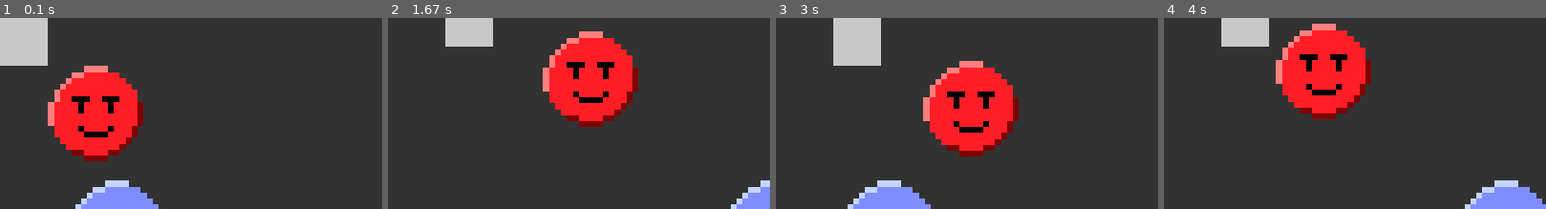
Above: before the commit, frames 1-4 (left to right).
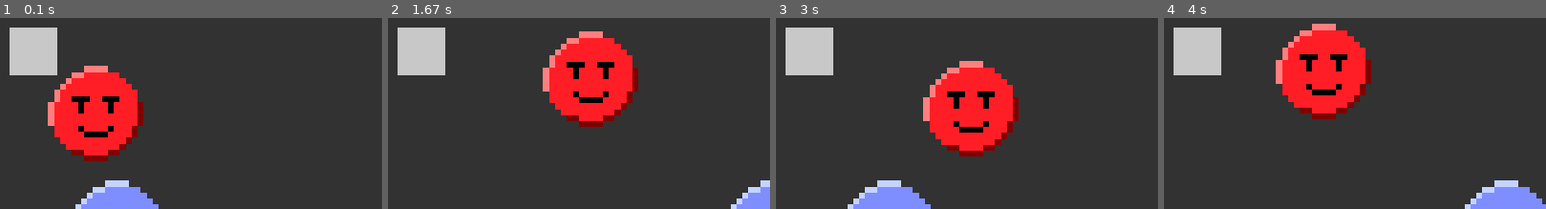
Above: after the commit, the same moments.

Repository: GuilhermeSilvaCarpi/pyGame-ensaios
Game: pygame game, started from 1 pyGame uniday studio/main.py
Same seed, same stepped clock (60 frames per second), same inputs: the game is played once before the commit and once after it.
Inputs:
- Up to frame 1 (0.1 s): no input
- Up to frame 2 (1.67 s): hold Q 0.33-0.8 s; hold D 0.33-0.8 s; hold D 0.83-1.3 s; hold W 1.33-1.63 s
- Up to frame 3 (3 s): hold D 1.67-2.13 s; hold A 2.17-2.7 s; hold S from 2.73 s (still down)
- Up to frame 4 (4 s): release S at 3.03 s; hold A 3.07-3.47 s; hold W 3.5-3.87 s; hold D from 3.9 s (still down)
The pictures show only the part of the screen within x 0-50%, y 0-50%; the shares and areas given below are measured in that part.

The runs differ from the first frame. In frame 1, 2.2% of the frame differs, in the area x 0-15%, y 0-30%; in frame 2, 5.0%; in frame 3, 6.2%, in the area x 2-28%, y 0-30%; in frame 4, 5.0%.

Commit message:
Algumas adições.

Diff:
--- a/1 pyGame uniday studio/blob.py
+++ b/1 pyGame uniday studio/blob.py
@@ -23,7 +23,7 @@
         if keys_presseds[pygame.K_d]:
             self.rect.x += v
 
-        #limites tela
+        # limites tela
         if self.rect.top < 0:
             self.rect.top = 0
         if self.rect.left < 0:
--- a/1 pyGame uniday studio/main.py
+++ b/1 pyGame uniday studio/main.py
@@ -10,13 +10,13 @@
 running = True
 clock = pygame.time.Clock()
 # music
-# pygame.mixer.music.load('data/music/song18.mp3')
-# pygame.mixer.music.play(-1)
+pygame.mixer.music.load('data/music/song18.mp3')
+pygame.mixer.music.play(-1)
 
 # sounds
-'''laser = [pygame.mixer.Sound('data/sounds/laser1.mp3'),
+laser = [pygame.mixer.Sound('data/sounds/laser1.mp3'),
          pygame.mixer.Sound('data/sounds/laser5.mp3'),
-         pygame.mixer.Sound('data/sounds/laser9.mp3')]'''
+         pygame.mixer.Sound('data/sounds/laser9.mp3')]
 
 # objects
 objGroup = pygame.sprite.Group()
@@ -24,20 +24,14 @@
 player = Blob(objGroup)
 bixin = Bixin(objGroup)
 
-x = 0
-y = 0
-v = 10
-
 
 # game loop
-
-
 def render():
     display.fill([50, 50, 50])
     objGroup.draw(display)
 
     pygame.draw.rect(display, [200, 200, 200, 255],
-                     pygame.Rect(x, y, 50, 50))
+                     pygame.Rect(10, 10, 50, 50))
 
     pygame.display.update()
 
@@ -54,22 +48,20 @@
             break
         elif event.type == pygame.KEYDOWN:
             if event.key == pygame.K_q:
-                pass
-                # laser[0].play()
+                laser[0].play()
         elif event.type == pygame.KEYUP:
             if event.key == pygame.K_q:
-                pass
-                # laser[2].play()
+                laser[2].play()
         # pressed keys
         pressed_keys = pygame.key.get_pressed()
         if pressed_keys[pygame.K_w]:
-            y -= v
+            pass
         if pressed_keys[pygame.K_s]:
-            y += v
+            pass
         if pressed_keys[pygame.K_a]:
-            x -= v
+            pass
         if pressed_keys[pygame.K_d]:
-            x += v
+            pass
 
     render()
     update()
--- a/1 pyGame uniday studio/pygui.py
+++ /dev/null
@@ -1,24 +0,0 @@
-from PySimpleGUI import PySimpleGUI as sg
-
-# layout
-sg.theme(sg.theme_list()[4])
-layout = [[sg.Text('user'), sg.Input(key='usuario', size=(20, 1))],
-          [sg.Text('senha'), sg.Input(key='senha', password_char='*', size=(20, 1))],
-          [sg.Checkbox('hhtiy')],
-          [sg.Button('button')]]
-
-# janela
-janela = sg.Window('janela', layout)
-
-# ler eventos
-loop = True
-while loop:
-    eventos, valores = janela.read()
-    if eventos == sg.WINDOW_CLOSED:
-        loop = False
-        break
-    if eventos == 'button':
-        if valores['usuario'] == 'gui' and valores['senha'] == '123':
-            print('somethinck')
-        else:
-            print('bh')
--- a/5 Triangles/main.py
+++ b/5 Triangles/main.py
@@ -13,13 +13,6 @@
 # Initializing objects
 tri = Triangle([[100, 100], [400, 200], [300, 500]])
 tri.color = [100, 200, 200]
-
-miniTris = []
-for point in tri.points:
-    miniTris.append(Triangle([tri.pos, point, [tri.pos[0], point[1]]]))
-
-for miniTri in miniTris:
-    miniTri.color = [0, 100, 200]
 
 point = [300, 200]
 up: False
@@ -45,8 +38,6 @@
 def render():
     display.fill((50, 50, 50))  # Background
 
-    for miniTri in miniTris:
-        miniTri.render(display)
     tri.render(display)
     if tri.pointInside(point):
         pygame.draw.circle(display, [100, 200, 100], point, 20, 2)
--- /dev/null
+++ b/6 Teste jogo/enemy.py
@@ -0,0 +1,15 @@
+import pygame
+from entity import Entity
+from player import Player
+
+
+class Enemy(Entity):
+    def __init__(self):
+        super().__init__(500, 250, 100, 100)
+        self.velocity = 2
+
+    def frameUpdate(self, player: Player):
+        self.moveTo([player.x, player.y], self.velocity)
+
+    def render(self, display: pygame.Surface):
+        super().render(display)
--- /dev/null
+++ b/6 Teste jogo/entity.py
@@ -0,0 +1,34 @@
+import pygame
+from math import sin, cos, radians, dist
+
+
+class Entity(pygame.Rect):
+    # other methods
+    def moveIn(self, velocity: float, angle: float):
+        self.x += sin(radians(angle)) * velocity
+        self.y -= cos(radians(angle)) * velocity
+
+    def moveTo(self, destination: [float, float], velocity):
+        # variables
+        dX = self.x - destination[0]
+        dY = self.y - destination[1]
+        d = dist([self.x, self.y], destination)
+        angSin = dX/d
+        angCos = dY/d
+
+        # angle
+        '''ang = 0
+        self.moveIn(velocity, ang)'''
+        self.x -= angSin * velocity
+        self.y -= angCos * velocity
+
+    # initializing
+    def __init__(self, x: float, y: float, w: float, h: float):
+        super().__init__(x, y, w, h)
+
+    # loop
+    def frameUpdate(self):
+        pass
+
+    def render(self, display: pygame.Surface):
+        pygame.draw.rect(display, [255, 255, 255, 50], self, 3)
--- /dev/null
+++ b/6 Teste jogo/main.py
@@ -0,0 +1,70 @@
+import pygame
+from player import Player
+from enemy import Enemy
+
+# Initializing
+pygame.init()
+display = pygame.display.set_mode([1000, 500])
+isRunning = True
+clock = pygame.time.Clock()
+
+# Initializing objects
+player = Player()
+entities = [
+    Enemy()
+]
+
+
+# Loop
+def update():
+    player.frameUpdate()
+    for ent in entities:
+        ent.frameUpdate(player)
+
+
+def render():
+    display.fill([20, 20, 20])
+
+    player.render(display)
+    for ent in entities:
+        ent.render(display)
+
+    pygame.display.update()
+
+
+while isRunning:
+    # Inputs
+    for ev in pygame.event.get():
+        if ev.type == pygame.QUIT:
+            isRunning = False
+            break
+    pressedKeys = pygame.key.get_pressed()
+    if pressedKeys[pygame.K_q]:
+        player.commands['item 1'] = True
+    else:
+        player.commands['item 1'] = False
+    if pressedKeys[pygame.K_e]:
+        player.commands['item 2'] = True
+    else:
+        player.commands['item 2'] = False
+    if pressedKeys[pygame.K_UP] or pressedKeys[pygame.K_w]:
+        player.commands['up'] = True
+    else:
+        player.commands['up'] = False
+    if pressedKeys[pygame.K_LEFT] or pressedKeys[pygame.K_a]:
+        player.commands['left'] = True
+    else:
+        player.commands['left'] = False
+    if pressedKeys[pygame.K_DOWN] or pressedKeys[pygame.K_s]:
+        player.commands['down'] = True
+    else:
+        player.commands['down'] = False
+    if pressedKeys[pygame.K_RIGHT] or pressedKeys[pygame.K_d]:
+        player.commands['right'] = True
+    else:
+        player.commands['right'] = False
+
+    # Loop
+    clock.tick(60)
+    update()
+    render()
--- /dev/null
+++ b/6 Teste jogo/player.py
@@ -0,0 +1,31 @@
+import pygame
+from entity import Entity
+
+
+class Player(Entity):
+    # Variables
+    speed: float
+
+    # Methods
+    def __init__(self):
+        self.velocity = 10
+        self.commands = {'item 1': False,
+                         'item 2': False,
+                         'up': False,
+                         'down': False,
+                         'left': False,
+                         'right': False}
+        super().__init__(20, 20, 100, 100)
+
+    def frameUpdate(self):
+        if self.commands['up']:
+            self.moveIn(self.velocity, 0)
+        if self.commands['left']:
+            self.moveIn(self.velocity, 270)
+        if self.commands['down']:
+            self.moveIn(self.velocity, 180)
+        if self.commands['right']:
+            self.moveIn(self.velocity, 90)
+
+    def render(self, display: pygame.Surface):
+        pygame.draw.rect(display, [100, 100, 100], self)
